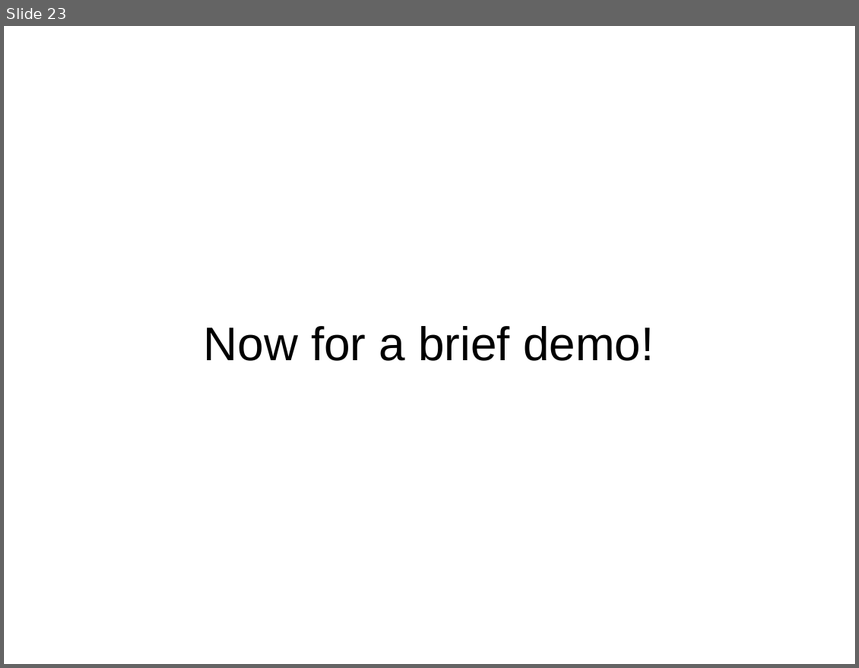
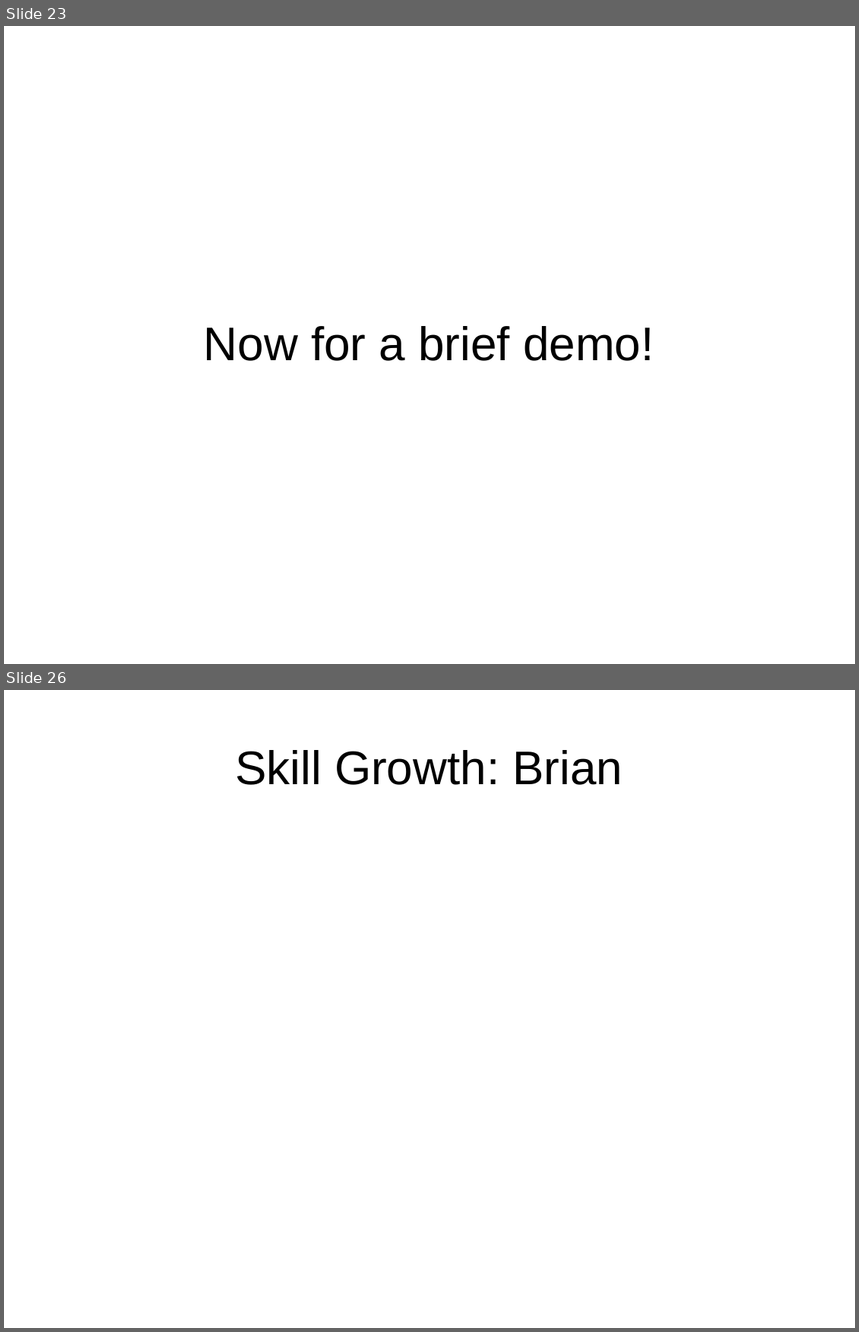
Before and after one commit to CIS3296SoftwareDesignF21/Lichess-Multi-Board-Analysis-Tool, a slide deck: Presentation.ppt. Shown one above the other, each under a label of ours: slide 23 before the commit, slides 23 and 26 after it; the slides between them are not shown. The pictures are 859x668 and 859x1332 pixels, drawn with LibreOffice and Linux fonts; fonts in the diff are those of the drawing. Boxes give left, top, right and bottom in pixels: in the first picture for what was removed or moved away, otherwise in the second. Text is boxed around its words. In the diff, an @@ line names an element or a change of style, - is before the commit and + after.

```diff
--- a/Presentation.ppt
+++ b/Presentation.ppt
@@ slide 26 added at box(4, 690, 855, 1328), background #FFFFFF @@
@@ title added at box(235, 750, 623, 785), 44 pt, text #000000 @@
+Skill Growth: Brian
```
Also in this commit, not shown: 4 slides changed, 5 other slides added.
